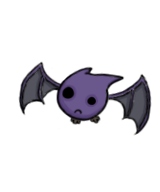
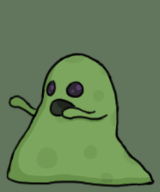
Before/after of a w=160, h=192 layered artwork. What changed in the layer stack:
hid group "Bat" (3 layers) over [18, 58, 153, 145]
added group "Slime" with 3 layers above "Background" over [5, 48, 156, 188]
added layer "Slime-Outline1" in group "Slime" over [5, 48, 156, 188]
added layer "Slime-Highlights1" in group "Slime" over [7, 53, 154, 187]
added layer "Slime1" in group "Slime" over [5, 54, 153, 188]
showed "Background" over [0, 0, 160, 192]
